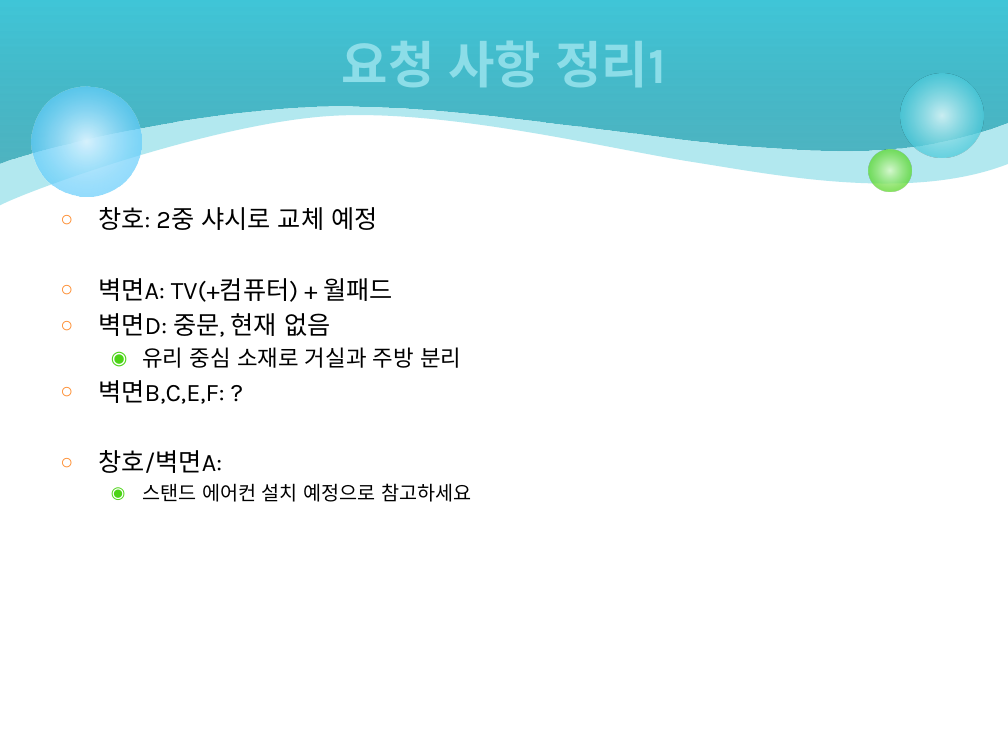
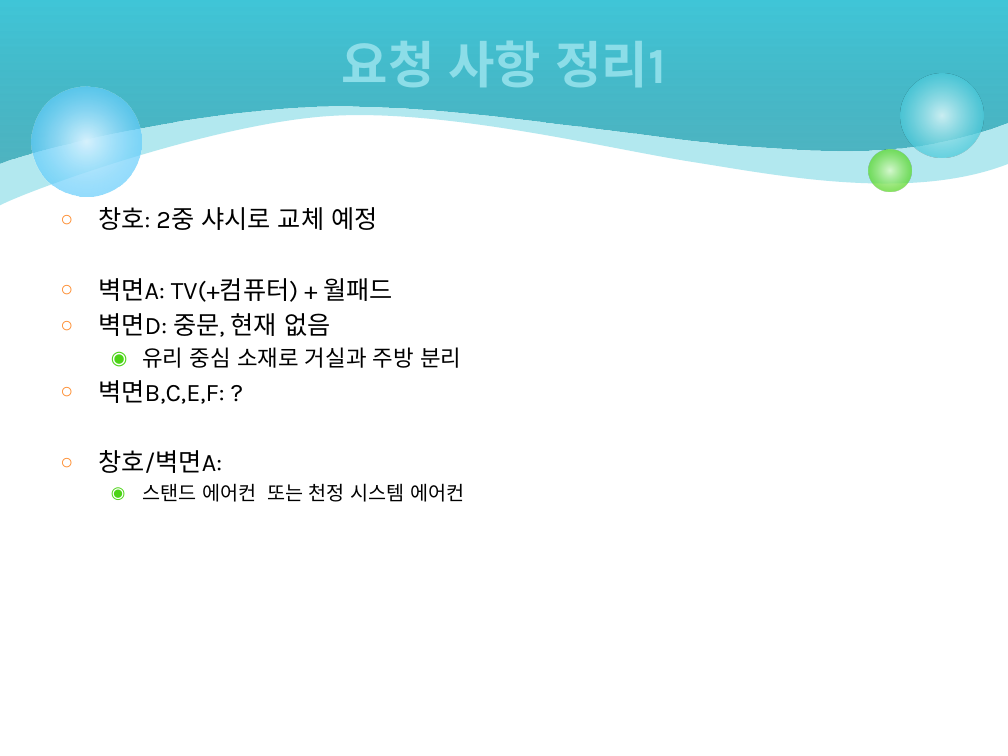
Before and after one commit to ketri-scs/4f_design, a slide deck: slide 6 of 100_컨셉 디자인/K220123_인테리어 컨셉 디자인 요청 사항 v0.8.pptx (slide 5 before the commit). Drawn at 1008x756 pixels with LibreOffice and Linux fonts; fonts in the diff are those of the drawing. Boxes give left, top, right and bottom in pixels: in the first picture for what was removed or moved away, otherwise in the second. Text is boxed around its words. In the diff, an @@ line names an element or a change of style, - is before the commit and + after.

```diff
--- a/100_컨셉 디자인/K220123_인테리어 컨셉 디자인 요청 사항 v0.8.pptx
+++ b/100_컨셉 디자인/K220123_인테리어 컨셉 디자인 요청 사항 v0.8.pptx
@@ text at bbox=[142, 483, 464, 502]: text changed @@
-  ◉ 스탠드 에어컨 설치 예정으로 참고하세요
+  ◉ 스탠드 에어컨 또는 천정 시스템 에어컨
```
Also in this commit, not shown: 4 other slides changed, 2 slides added, 2 slides removed, 2 other files.
